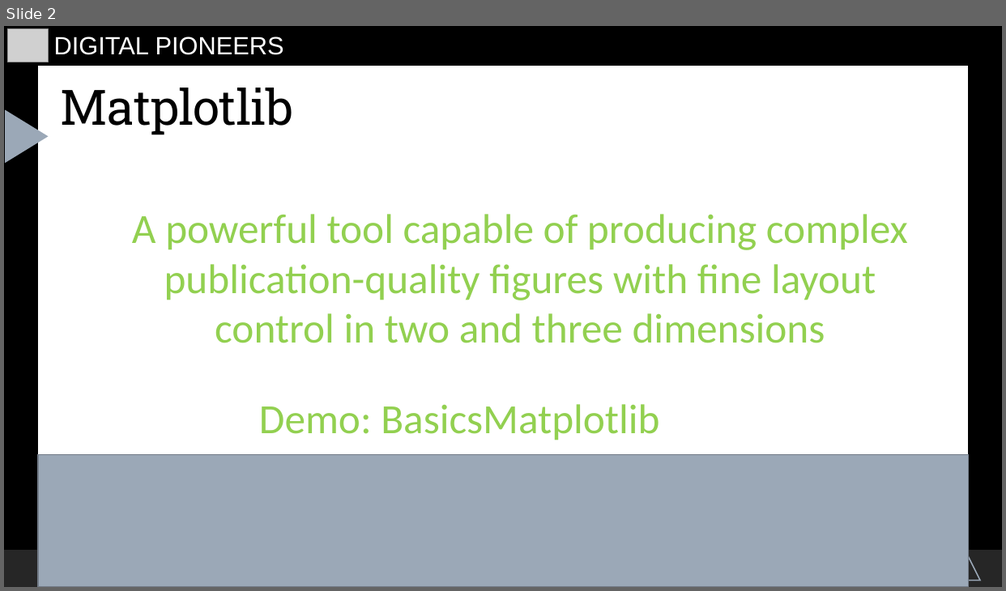
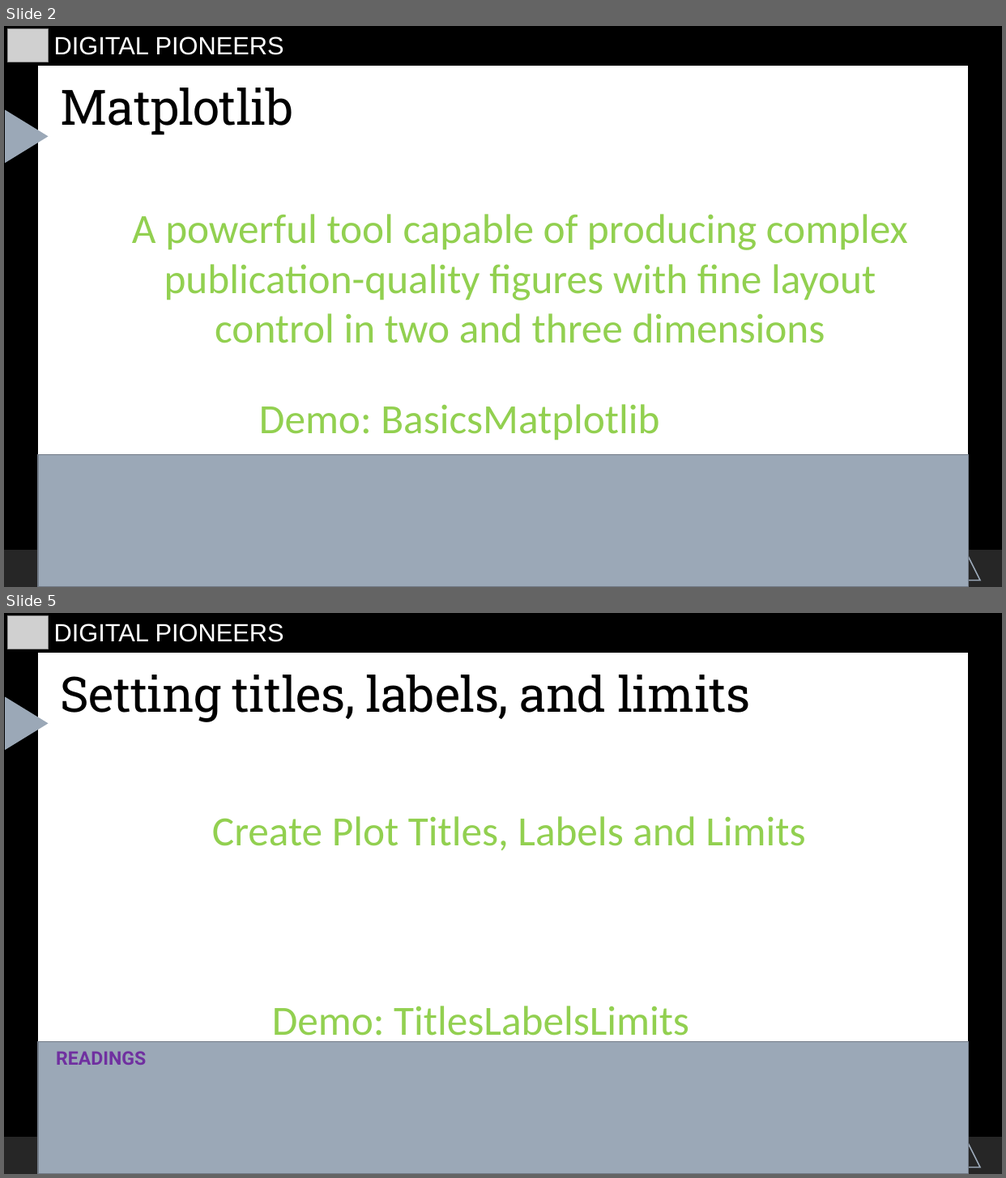
Before and after one commit to starswish2100/pythoninfinance, a slide deck: Introduction/hewei-material/6.Reporting_Virtualization/ReportingVirtualization.odp. Shown one above the other, each under a label of ours: slide 2 before the commit, slides 2 and 5 after it; the slides between them are not shown. The pictures are 1006x591 and 1006x1178 pixels, drawn with LibreOffice and Linux fonts; fonts in the diff are those of the drawing; grey boxes stand for pictures. Boxes give left, top, right and bottom in pixels: in the first picture for what was removed or moved away, otherwise in the second. Text is boxed around its words. In the diff, an @@ line names an element or a change of style, - is before the commit and + after.

```diff
--- a/Introduction/hewei-material/6.Reporting_Virtualization/ReportingVirtualization.odp
+++ b/Introduction/hewei-material/6.Reporting_Virtualization/ReportingVirtualization.odp
@@ slide 5 added at [4,613,1002,1174], background #000000; not listed: 5 template elements that a slide beside it also shows @@
@@ picture added at [8,616,49,649] @@
@@ text added at [54,624,284,642], 24 pt, text #FFFFFF @@
+DIGITAL PIONEERS
@@ title added at [61,675,750,722], 47 pt, text #000000 @@
+Setting titles, labels, and limits
@@ text added at [212,816,805,851], 40 pt, text #92D050 @@
+Create Plot Titles, Labels and Limits
@@ text added at [272,1006,689,1046], 40 pt, text #92D050 @@
+Demo: TitlesLabelsLimits
@@ freeform shape added at [38,1042,968,1174], fill #9BA8B7, outline #717A86 1.25 pt @@
@@ text added at [56,1051,146,1065], 18 pt, text #7030A0, bold @@
+READINGS
```
Also in this commit, not shown: 1 slide changed, 8 other slides added, 14 other files.
